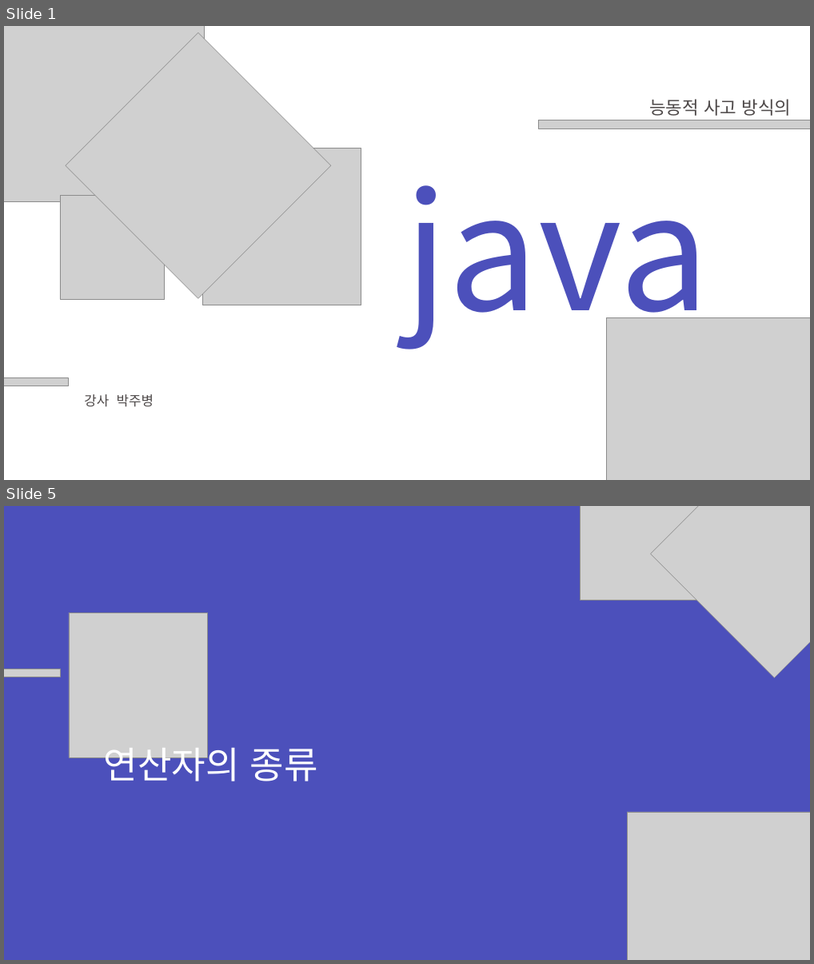
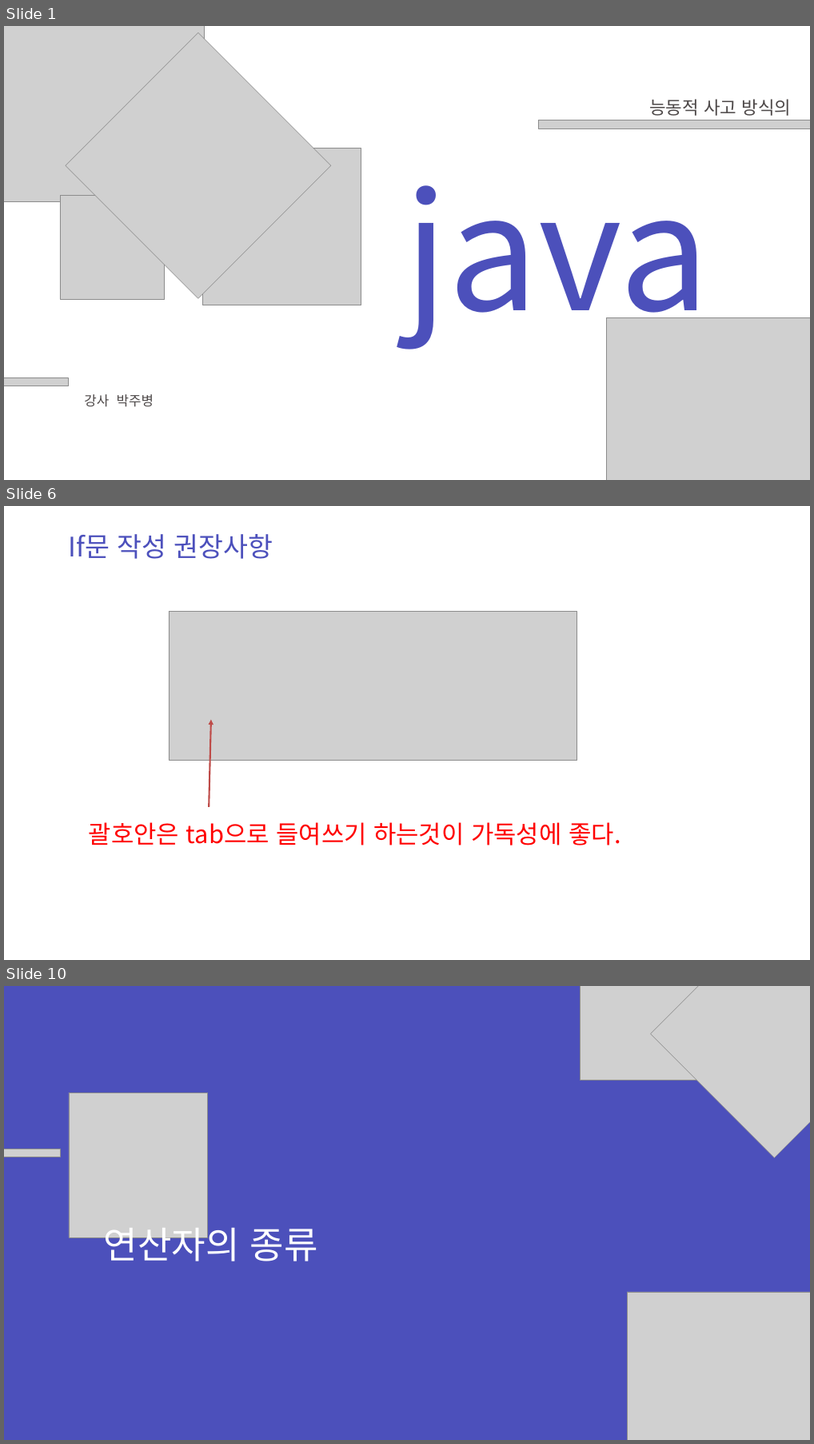
Before and after one commit to zest132/JavaLecture, a slide deck: JavaLecture/LectureFile/java 3강.pptx. Shown one above the other, each under a label of ours: slides 1 and 5 before the commit, slides 1, 6 and 10 after it; the slides between them are not shown. The pictures are 814x964 and 814x1444 pixels, drawn with LibreOffice and Linux fonts; fonts in the diff are those of the drawing; grey boxes stand for pictures. Boxes give left, top, right and bottom in pixels: in the first picture for what was removed or moved away, otherwise in the second. Text is boxed around its words. In the diff, an @@ line names an element or a change of style, - is before the commit and + after.

```diff
--- a/JavaLecture/LectureFile/java 3강.pptx
+++ b/JavaLecture/LectureFile/java 3강.pptx
@@ slide 6 added at box(4, 506, 810, 960), background #FFFFFF @@
@@ text added at box(69, 534, 274, 559), 48 pt, text #4C50BC @@
+If문 작성 권장사항
@@ picture added at box(169, 611, 577, 760) @@
@@ arrow added from (209, 807) to (211, 720), #BF4C48 3 pt @@
@@ text added at box(89, 822, 622, 845), 44 pt, text #FF0000 @@
+괄호안은 tab으로 들여쓰기 하는것이 가독성에 좋다.
@@ what was slide 5 is now slide 10 @@
```
Also in this commit, not shown: 1 slide changed, 6 other slides added, 2 slides removed, 5 other files.
